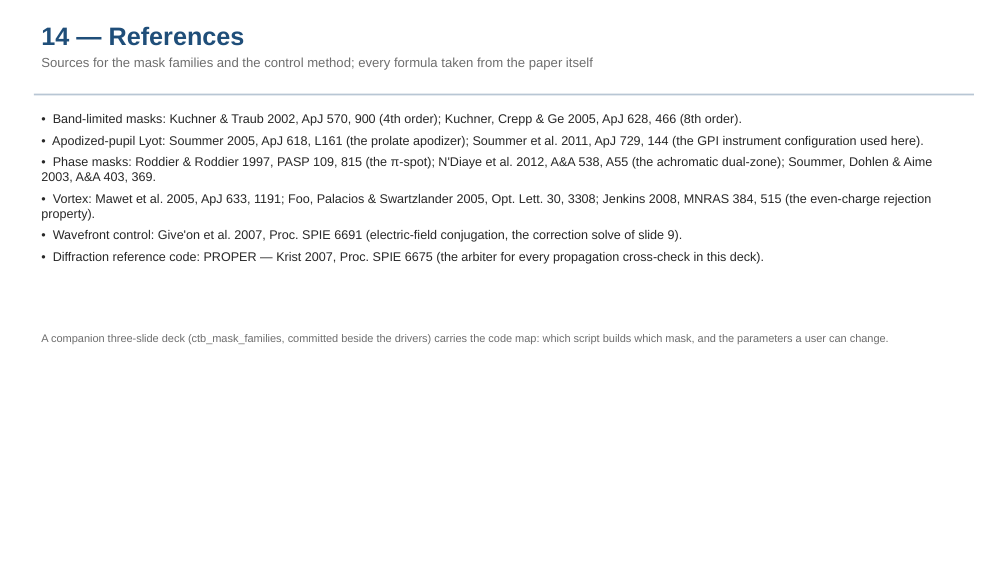
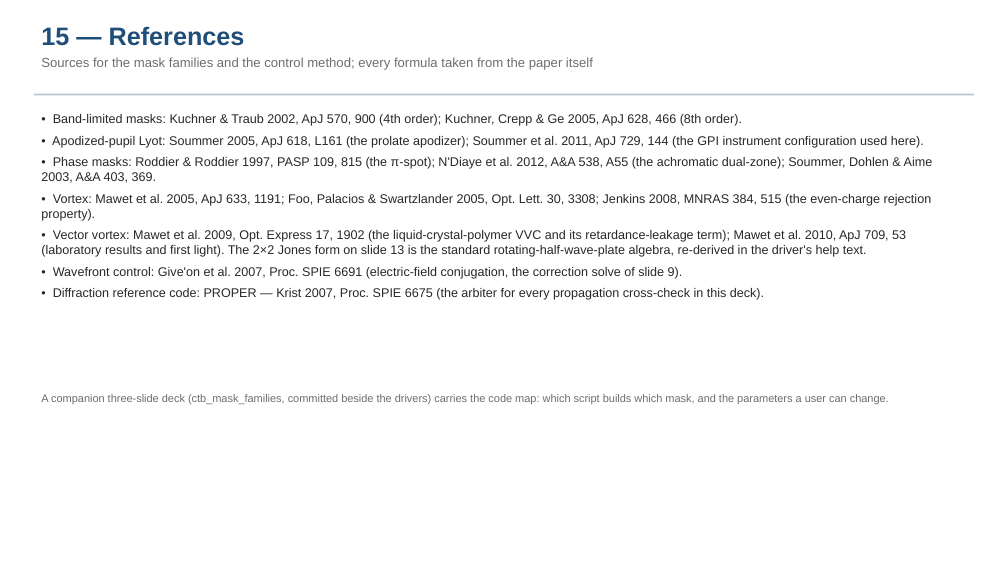
Before and after one commit to nasa-jpl/MACOS_resources, a slide deck: slide 16 of mmacos/templates/30_instruments/bench_ctb/deck_ctb.pptx (slide 15 before the commit). Drawn at 1008x567 pixels with LibreOffice and Linux fonts; fonts in the diff are those of the drawing. Boxes give left, top, right and bottom in pixels: in the first picture for what was removed or moved away, otherwise in the second. Text is boxed around its words. In the diff, an @@ line names an element or a change of style, - is before the commit and + after.

```diff
--- a/mmacos/templates/30_instruments/bench_ctb/deck_ctb.pptx
+++ b/mmacos/templates/30_instruments/bench_ctb/deck_ctb.pptx
@@ text at (x1=41, y1=26, x2=245, y2=46): text changed @@
-14 — References
+15 — References
@@ text at (x1=41, y1=230, x2=906, y2=257): paragraph added @@
+• Vector vortex: Mawet et al. 2009, Opt. Express 17, 1902 (the liquid-crystal-polymer VVC and its retardance-leakage term); Mawet et al. 2010, ApJ 709, 53 (laboratory results and first light). The 2×2 Jones form on slide 13 is the standard rotating-half-wave-plate algebra, re-derived in the driver's help text.
@@ text "A companion three-slide deck (ctb_mask_families, ..." moved from (x1=41, y1=334, x2=889, y2=344) to (x1=41, y1=394, x2=889, y2=404) @@
```
Also in this commit, not shown: 2 other slides changed, 1 slide added, 10 other files.
